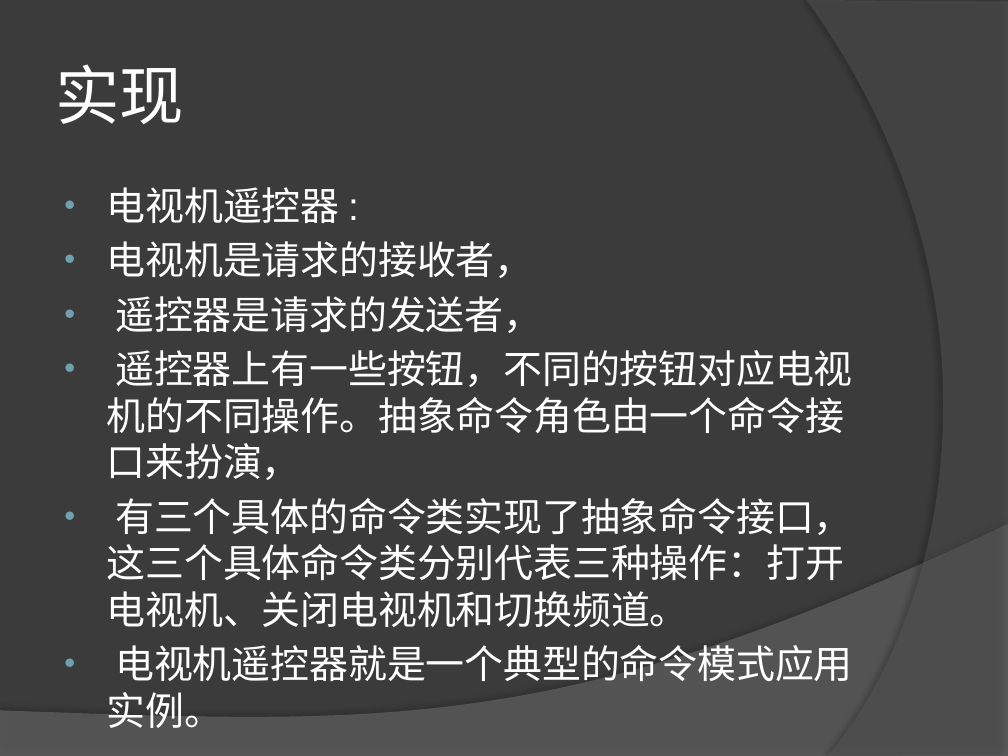
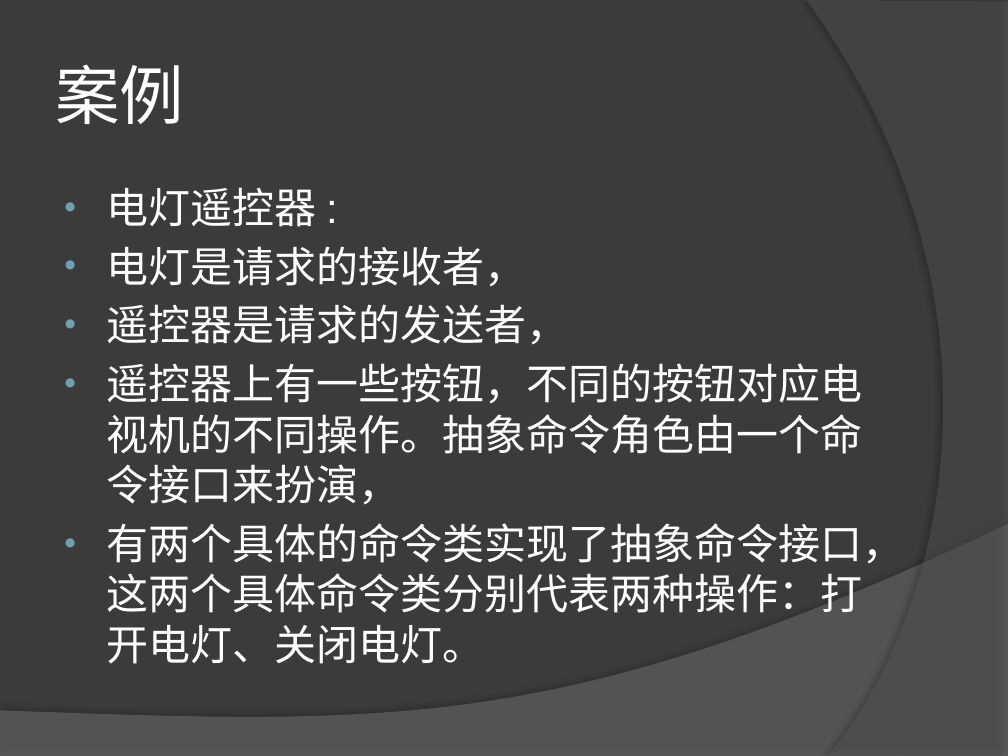
Before and after one commit to leezeng/MVC, a slide deck: slide 18 of doc/设计模式.pptx (slide 15 before the commit). Drawn at 1008x756 pixels with LibreOffice and Linux fonts; fonts in the diff are those of the drawing. Boxes give left, top, right and bottom in pixels: in the first picture for what was removed or moved away, otherwise in the second. Text is boxed around its words. In the diff, an @@ line names an element or a change of style, - is before the commit and + after.

```diff
--- a/doc/设计模式.pptx
+++ b/doc/设计模式.pptx
@@ title at <box>55,64,184,124</box>: text changed @@
-实现
+案例
@@ text at <box>107,187,527,287</box>: text changed; size 27.8 to 30 pt @@
-• 电视机遥控器 :
-• 电视机是请求的接收者，
+• 电灯遥控器 :
+• 电灯是请求的接收者，
@@ text at <box>107,304,863,505</box>: size 27.8 to 30 pt in "遥控器是请求的发送者，", "遥控器上有一些按钮，不同的按钮对应电视机的不同操作。抽象命令角色由一个命令接口来扮演，" @@
@@ text at <box>107,523,905,664</box>: text changed; size 27.8 to 30 pt @@
-• 有三个具体的命令类实现了抽象命令接口，这三个具体命令类分别代表三种操作：打开电视机、关闭电视机和切换频道。
-• 电视机遥控器就是一个典型的命令模式应用实例。
+• 有两个具体的命令类实现了抽象命令接口，这两个具体命令类分别代表两种操作：打开电灯、关闭电灯。
```
Also in this commit, not shown: 1 other slide changed, 8 slides added, 1 slide removed, 15 other files.
